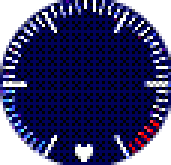
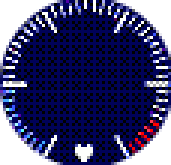
Comparing the layer stacks of the two (171, 165) images. Changes:
painted on "Original" over [3, 30, 144, 141]
